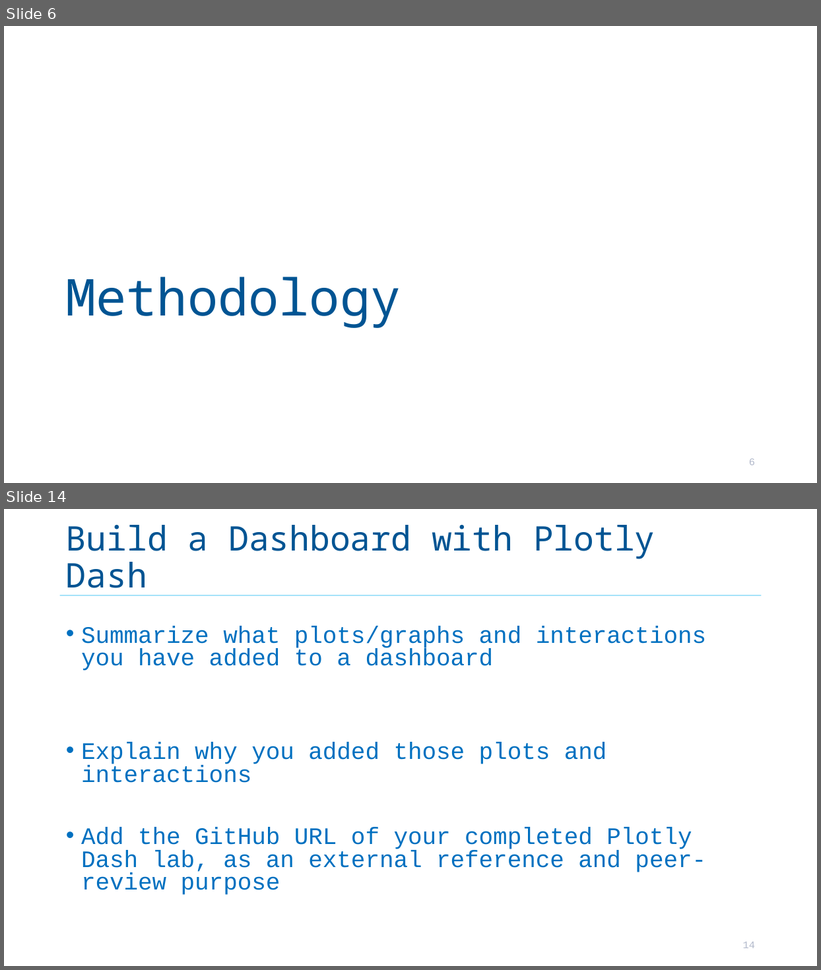
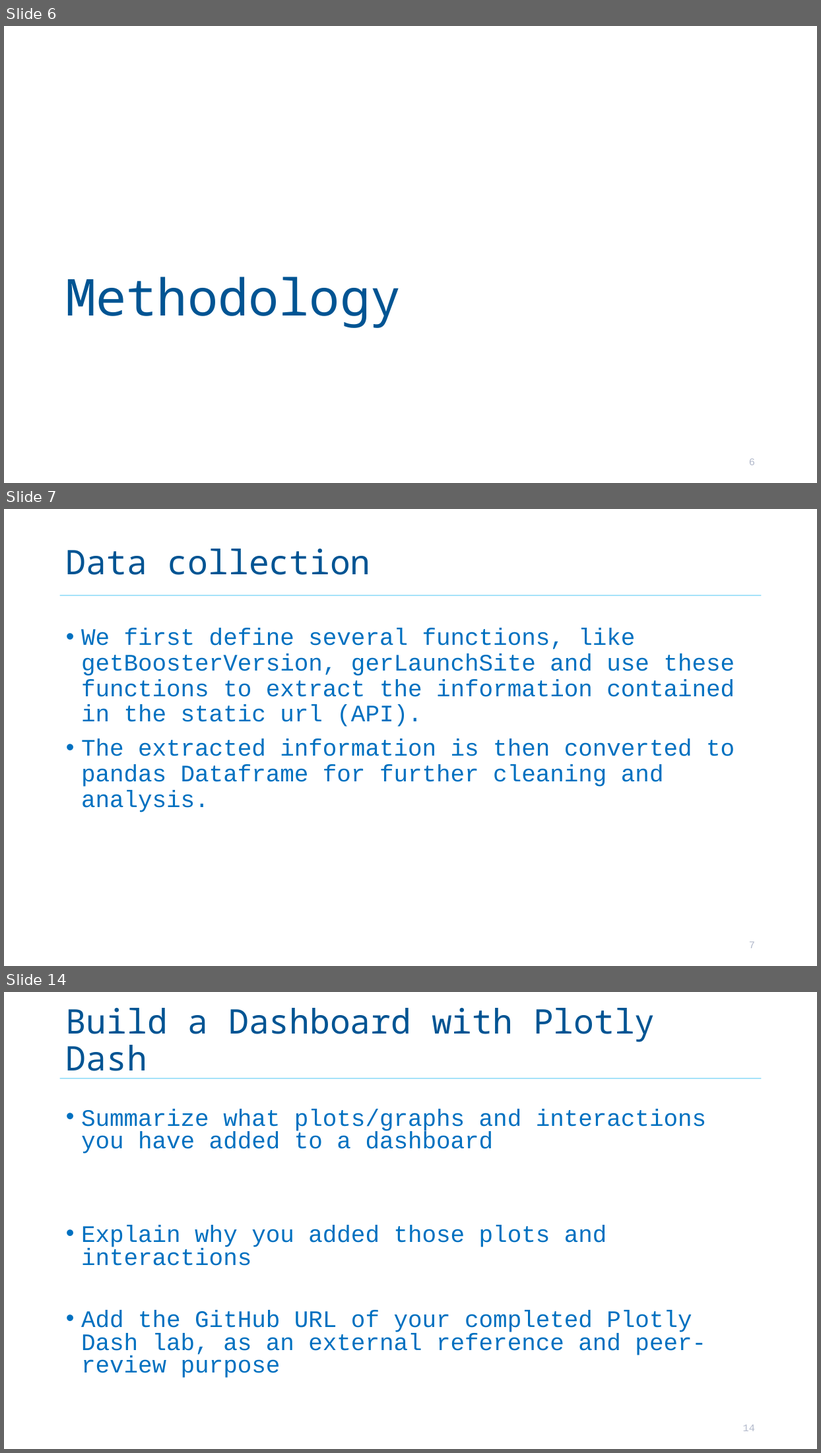
Before and after one commit to RiemannLee19/Coursera, a slide deck: 10_Applied_DS/Presentation_RL.odp. Shown one above the other, each under a label of ours: slides 6 and 14 before the commit, slides 6, 7 and 14 after it; the slides between them are not shown. The pictures are 821x970 and 821x1453 pixels, drawn with LibreOffice and Linux fonts; fonts in the diff are those of the drawing. Boxes give left, top, right and bottom in pixels: in the first picture for what was removed or moved away, otherwise in the second. Text is boxed around its words. In the diff, an @@ line names an element or a change of style, - is before the commit and + after.

```diff
--- a/10_Applied_DS/Presentation_RL.odp
+++ b/10_Applied_DS/Presentation_RL.odp
@@ slide 7 added at [4,509,817,966], background #FFFFFF; not listed: 1 template element that a slide beside it also shows @@
@@ title added at [66,549,371,575], 40 pt, text #005493 @@
+Data collection
@@ text added at [81,628,735,813], 28 pt, text #0070C0 @@
+• We first define several functions, like getBoosterVersion, gerLaunchSite and use these functions to extract the information contained in the static url (API).
+• The extracted information is then converted to pandas Dataframe for further cleaning and analysis.
@@ page number added at [749,942,755,949], 12 pt, text #B2B9CB @@
+7
```
Also in this commit, not shown: 10 slides changed, 10 other slides added, 12 slides removed, 11 other files.
